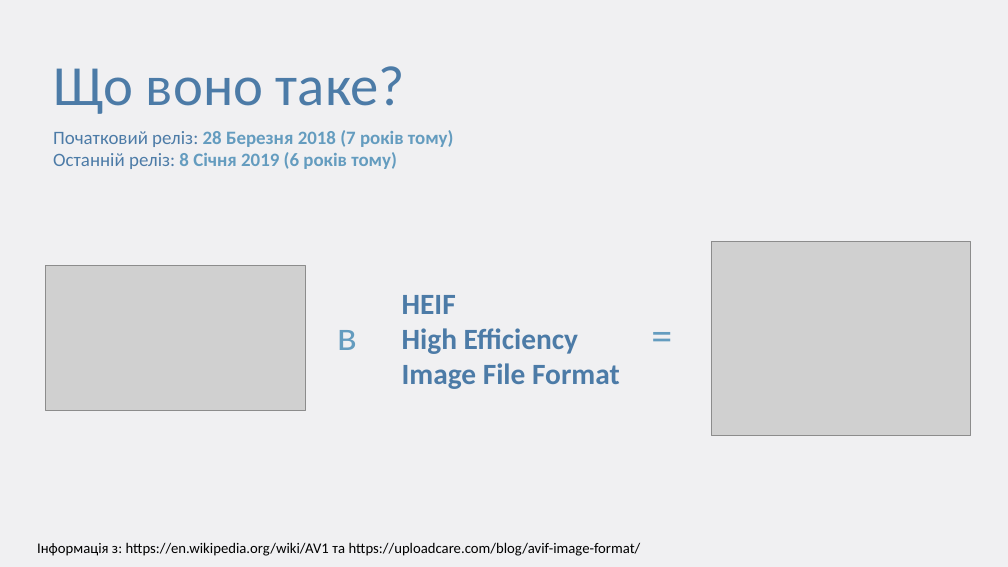
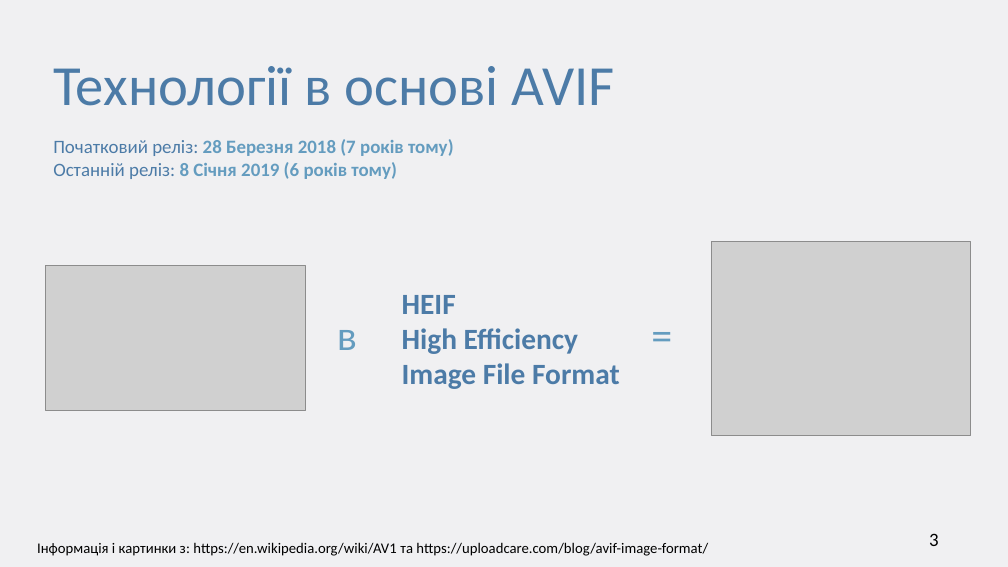
Before and after one commit to ltlaitoff/university-4, a slide deck: slide 3 of graphics/AVIF Computer Graphics.pptx (slide 2 before the commit). Drawn at 1008x567 pixels with LibreOffice and Linux fonts; fonts in the diff are those of the drawing; grey boxes stand for pictures. Boxes give left, top, right and bottom in pixels: in the first picture for what was removed or moved away, otherwise in the second. Text is boxed around its words. In the diff, an @@ line names an element or a change of style, - is before the commit and + after.

Commit message:
Graphics AVIF

```diff
--- a/graphics/AVIF Computer Graphics.pptx
+++ b/graphics/AVIF Computer Graphics.pptx
@@ title at box(53, 66, 615, 106): text changed @@
-Що воно таке?
+Технології в основі AVIF
@@ text "Початковий реліз: 28 Березня 2018 ...": place and size @@
-text "Початковий реліз: 28 Березня 2018 ..." at box(53, 130, 454, 169)
+text "Початковий реліз: 28 Березня 2018 ..." at box(53, 139, 454, 179)
@@ page number added at box(929, 533, 939, 546), 18 pt, text #000000 @@
+3
@@ text at box(37, 542, 708, 556): text changed @@
-Інформація з: https://en.wikipedia.org/wiki/AV1 та https://uploadcare.com/blog/avif-image-format/
+Інформація і картинки з: https://en.wikipedia.org/wiki/AV1 та https://uploadcare.com/blog/avif-image-format/
```
Also in this commit, not shown: 4 other slides changed, 4 slides added, 1 slide removed, 1 other file.
